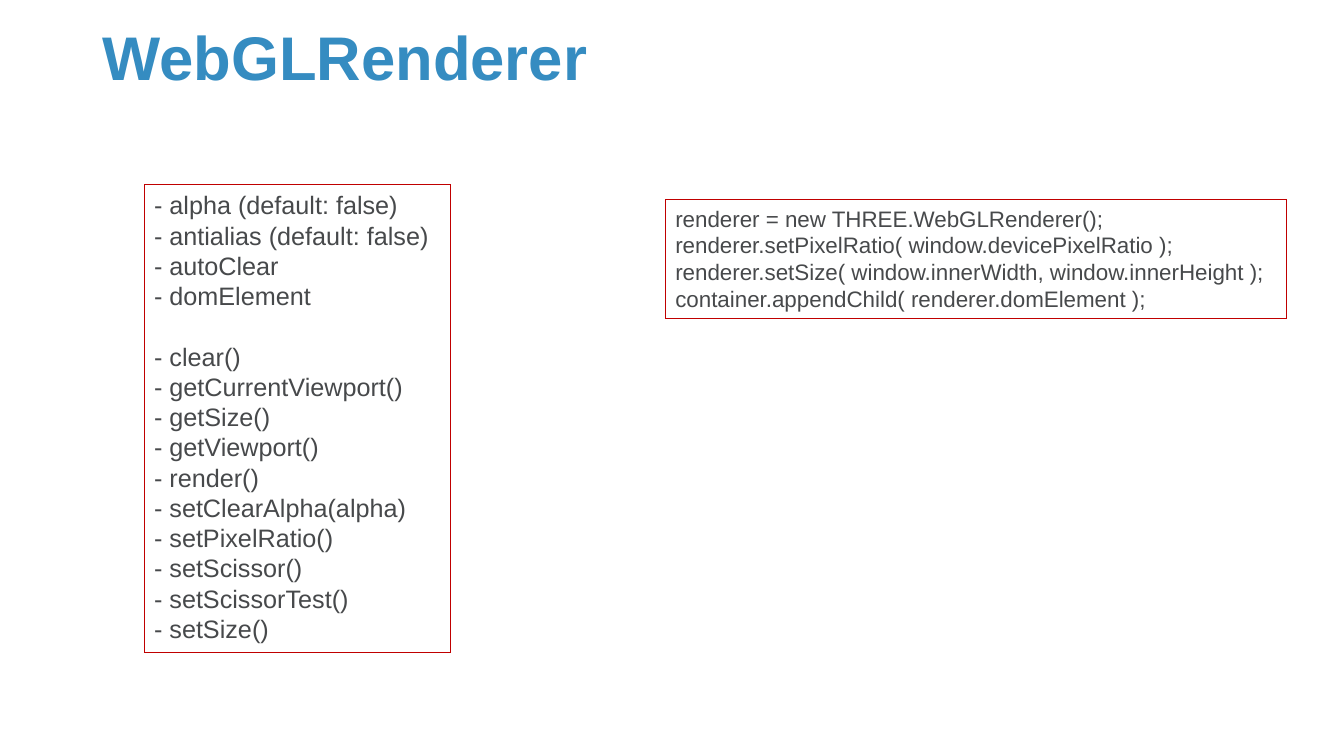
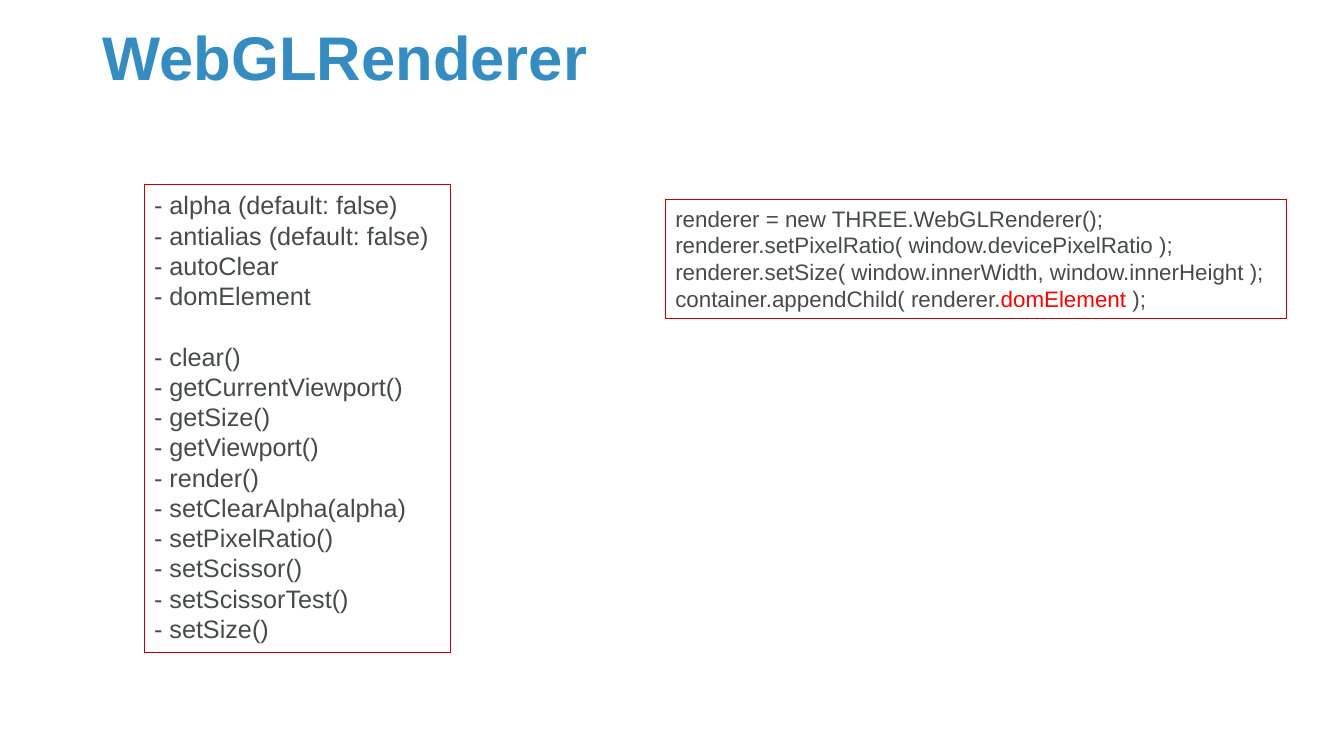
Before and after one commit to Sparks-Lu/TechNotes, a slide deck: slide 7 of Web/ThreeJS-Notes.pptx (slide 5 before the commit). Drawn at 1344x756 pixels with LibreOffice and Linux fonts; fonts in the diff are those of the drawing; background and template pictures are left out. Boxes give left, top, right and bottom in pixels: in the first picture for what was removed or moved away, otherwise in the second. Text is boxed around its words. In the diff, an @@ line names an element or a change of style, - is before the commit and + after.

```diff
--- a/Web/ThreeJS-Notes.pptx
+++ b/Web/ThreeJS-Notes.pptx
@@ text in rectangle at [675,290,1126,312]: text colour #47494B to #FF0000 in "renderer.domElement" @@
```
Also in this commit, not shown: 3 other slides changed, 4 slides added, 10 other files.
